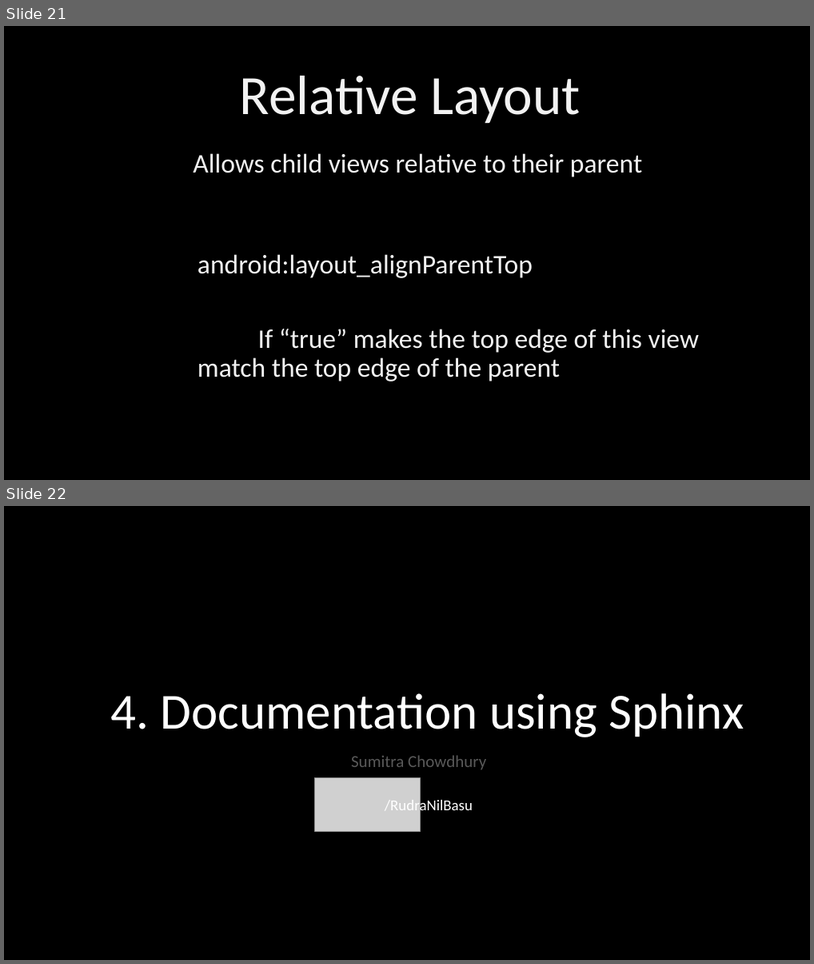
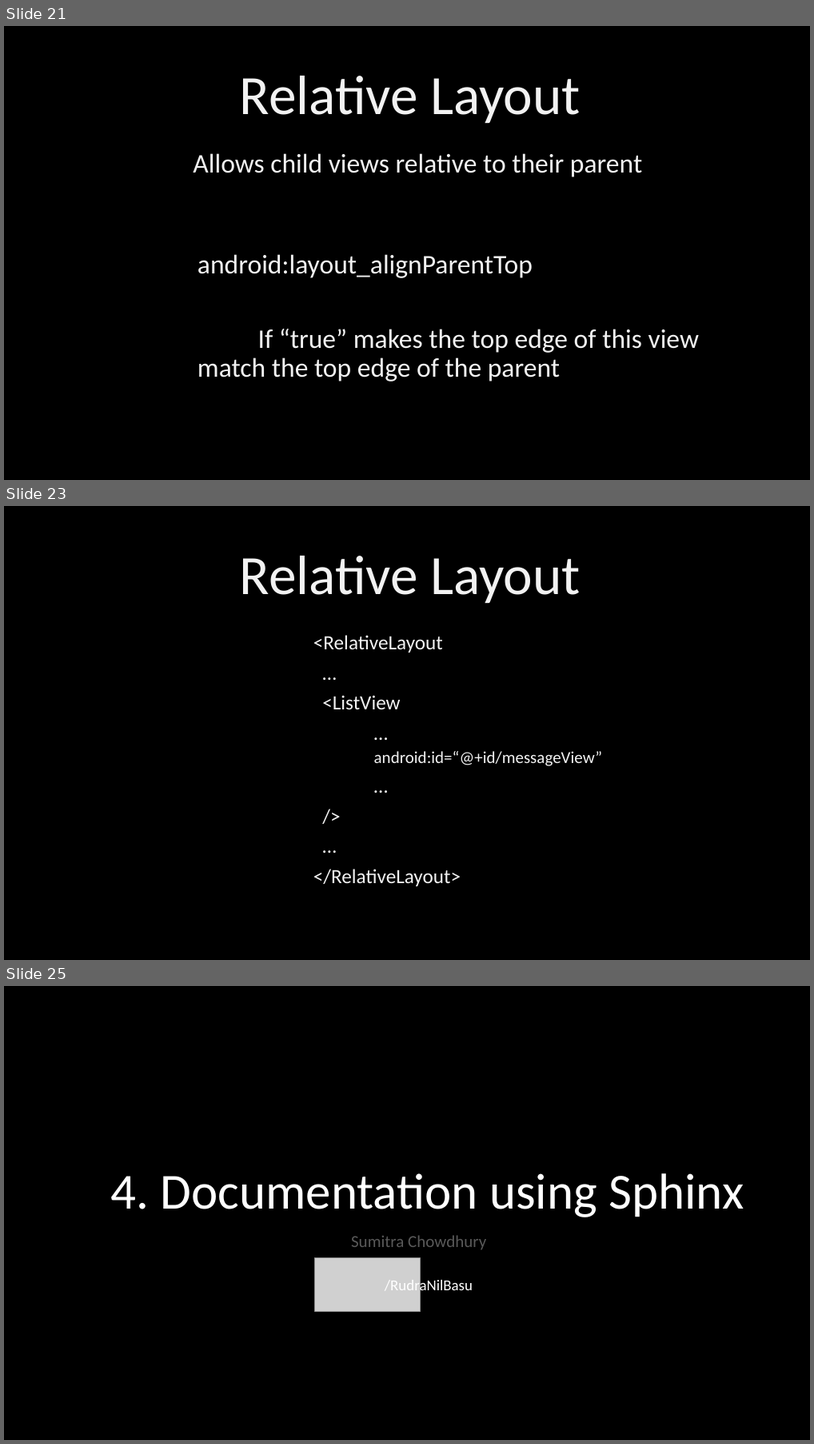
Before and after one commit to PhoenixRRDS/Presentation, a slide deck: The design and development of AIRYL.pptx. Shown one above the other, each under a label of ours: slides 21 and 22 before the commit, slides 21, 23 and 25 after it; the slides between them are not shown. The pictures are 814x964 and 814x1444 pixels, drawn with LibreOffice and Linux fonts; fonts in the diff are those of the drawing; grey boxes stand for pictures. Boxes give left, top, right and bottom in pixels: in the first picture for what was removed or moved away, otherwise in the second. Text is boxed around its words. In the diff, an @@ line names an element or a change of style, - is before the commit and + after.

```diff
--- a/The design and development of AIRYL.pptx
+++ b/The design and development of AIRYL.pptx
@@ slide 23 added at (4,506,810,960), background #000000 @@
@@ text added at (240,556,581,604), 66 pt, text #F2F2F2 @@
+Relative Layout
@@ text added at (314,635,603,886), 24 pt, text #F2F2F2 @@
+<RelativeLayout
+…
+<ListView
+…
+  android:id=“@+id/messageView”
+…
+/>
+…
+</RelativeLayout>
@@ what was slide 22 is now slide 25 @@
```
Also in this commit, not shown: 2 other slides added.
